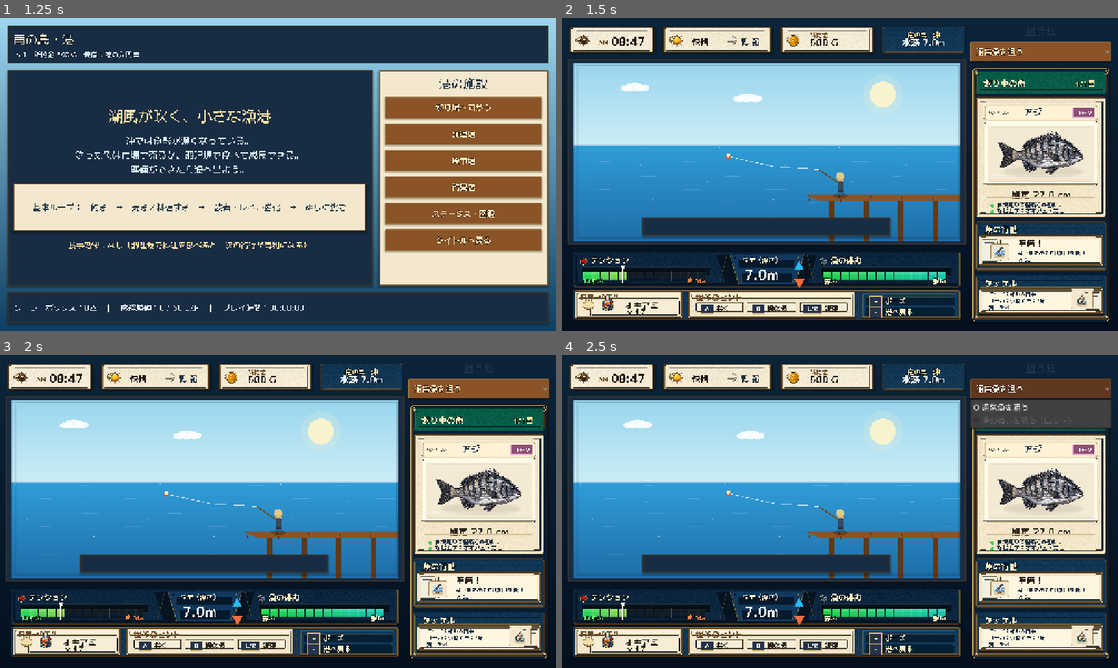
Above: before the commit, frames 1-4 (two rows, left to right).
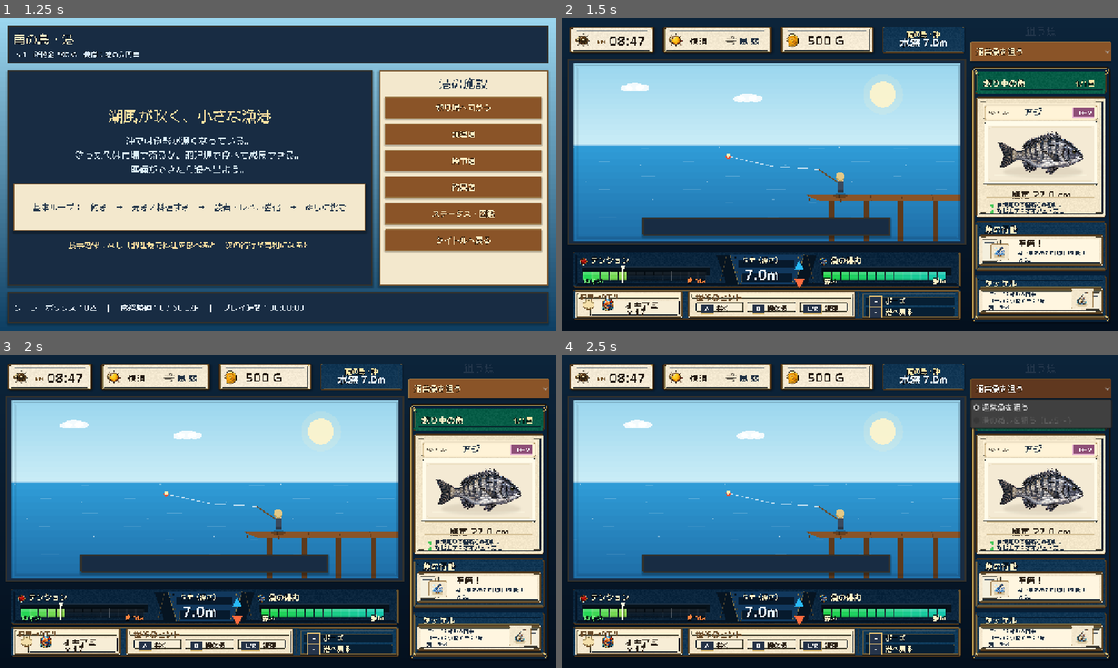
Above: after the commit, the same moments.

Repository: RYUKOU-OKUMURA/tsuri_quest_umi_mvp
Game: Godot game, scene res://scenes/main.tscn
Same seed, same stepped clock (60 frames per second), same inputs: the game is played once before the commit and once after it.
Inputs:
- Up to frame 1 (1.25 s): click "ゲームを始める" at 0.5 s
- Up to frame 2 (1.5 s): click "釣り場へ向かう" at 1.25 s
- Up to frame 3 (2 s): no input
- Up to frame 4 (2.5 s): click "通常魚を狙う" at 2 s

Frame 1 is identical in both runs. In frame 2, 0.5% of the frame differs, in the area x 2-70%, y 4-10%; in frame 3, 0.5%; in frame 4, 0.5%.

Commit message:
Strengthen fight status typography

Diff:
--- a/src/ui/components/fight_status_bar.gd
+++ b/src/ui/components/fight_status_bar.gd
@@ -80,9 +80,9 @@
 	if dark:
 		_draw_centered_dark_slot(font, rect, title, body)
 		return
-	var icon_space := clampf(rect.size.y * 1.12, 68.0, 78.0)
+	var icon_space := clampf(rect.size.y * 1.04, 63.0, 72.0)
 	var text_x := rect.position.x + icon_space
-	var max_width := rect.end.x - text_x - 18.0
+	var max_width := rect.end.x - text_x - 14.0
 	var title_size := 15 if dark else 14
 	var body_size := 24 if not dark else 21
 	if rect.size.x < 230.0:
@@ -93,20 +93,24 @@
 	var title_y := rect.position.y + rect.size.y * 0.40
 	var body_y := rect.position.y + rect.size.y * 0.72
 	if not dark and title == "AM":
-		var am_y := rect.position.y + rect.size.y * 0.66
+		var am_y := rect.position.y + rect.size.y * 0.64
 		_draw_text_clipped(font, title, Vector2(text_x, am_y), 14, title_color, max_width, outline)
-		_draw_text_clipped(font, body, Vector2(text_x + 29.0, am_y + 3.0), 26, body_color, max_width, outline)
+		_draw_text_clipped(font, body, Vector2(text_x + 30.0, am_y + 3.0), 28, body_color, max_width - 30.0, outline)
 		return
 	if not dark and title == "快晴":
 		var inline_y := rect.position.y + rect.size.y * 0.66
-		_draw_text_clipped(font, title, Vector2(text_x, inline_y), 19, body_color, max_width, outline)
-		var wind_icon_size := 26.0
+		_draw_text_clipped(font, title, Vector2(text_x, inline_y), 20, body_color, max_width, outline)
+		var wind_icon_size := 28.0
 		_draw_top_sheet_icon(
 			ICON_WIND,
-			Rect2(Vector2(text_x + 78.0, rect.position.y + (rect.size.y - wind_icon_size) * 0.5 + 1.0), Vector2(wind_icon_size, wind_icon_size)),
+			Rect2(Vector2(text_x + 80.0, rect.position.y + (rect.size.y - wind_icon_size) * 0.5 + 1.0), Vector2(wind_icon_size, wind_icon_size)),
 			Color(1.0, 1.0, 1.0, 0.92)
 		)
-		_draw_text_clipped(font, body, Vector2(text_x + 110.0, inline_y), 19, Palette.TEXT_DARK, max_width - 110.0, outline)
+		_draw_text_clipped(font, body, Vector2(text_x + 114.0, inline_y), 20, Palette.TEXT_DARK, max_width - 114.0, outline)
+		return
+	if not dark and title == "所持金":
+		var amount_y := rect.position.y + rect.size.y * 0.68
+		_draw_text_clipped(font, body, Vector2(text_x, amount_y), 28, body_color, max_width, outline)
 		return
 	_draw_text_clipped(font, title, Vector2(text_x, title_y), title_size, title_color, max_width, outline)
 	_draw_text_clipped(font, body, Vector2(text_x, body_y), body_size, body_color, max_width, outline)
@@ -114,13 +118,13 @@
 
 func _draw_centered_dark_slot(font: Font, rect: Rect2, title: String, body: String) -> void:
 	var title_size := 15
-	var body_size := 21
+	var body_size := 23
 	var title_width := font.get_string_size(title, HORIZONTAL_ALIGNMENT_LEFT, -1, title_size).x
 	var body_width := font.get_string_size(body, HORIZONTAL_ALIGNMENT_LEFT, -1, body_size).x
 	_draw_text_clipped(
 		font,
 		title,
-		Vector2(rect.position.x + (rect.size.x - title_width) * 0.5, rect.position.y + rect.size.y * 0.40),
+		Vector2(rect.position.x + (rect.size.x - title_width) * 0.5, rect.position.y + rect.size.y * 0.38),
 		title_size,
 		Palette.GOLD_BRIGHT,
 		rect.size.x,
@@ -129,7 +133,7 @@
 	_draw_text_clipped(
 		font,
 		body,
-		Vector2(rect.position.x + (rect.size.x - body_width) * 0.5, rect.position.y + rect.size.y * 0.72),
+		Vector2(rect.position.x + (rect.size.x - body_width) * 0.5, rect.position.y + rect.size.y * 0.73),
 		body_size,
 		Color("#eaf6ff"),
 		rect.size.x,
@@ -140,9 +144,9 @@
 func _draw_status_icon(rect: Rect2, icon_index: int) -> void:
 	if _top_icons == null and _icons == null:
 		return
-	var icon_size := clampf(rect.size.y * 0.52, 32.0, 38.0)
+	var icon_size := clampf(rect.size.y * 0.58, 36.0, 42.0)
 	var icon_rect := Rect2(
-		rect.position + Vector2(20.0, (rect.size.y - icon_size) * 0.5 + 1.0),
+		rect.position + Vector2(16.0, (rect.size.y - icon_size) * 0.5 + 1.0),
 		Vector2(icon_size, icon_size)
 	)
 	_draw_top_sheet_icon(icon_index, icon_rect, Color(1.0, 1.0, 1.0, 0.96))
Not shown, changed: design-qa.md
Not shown, changed: docs/11_underwater_fight_showcase.md
